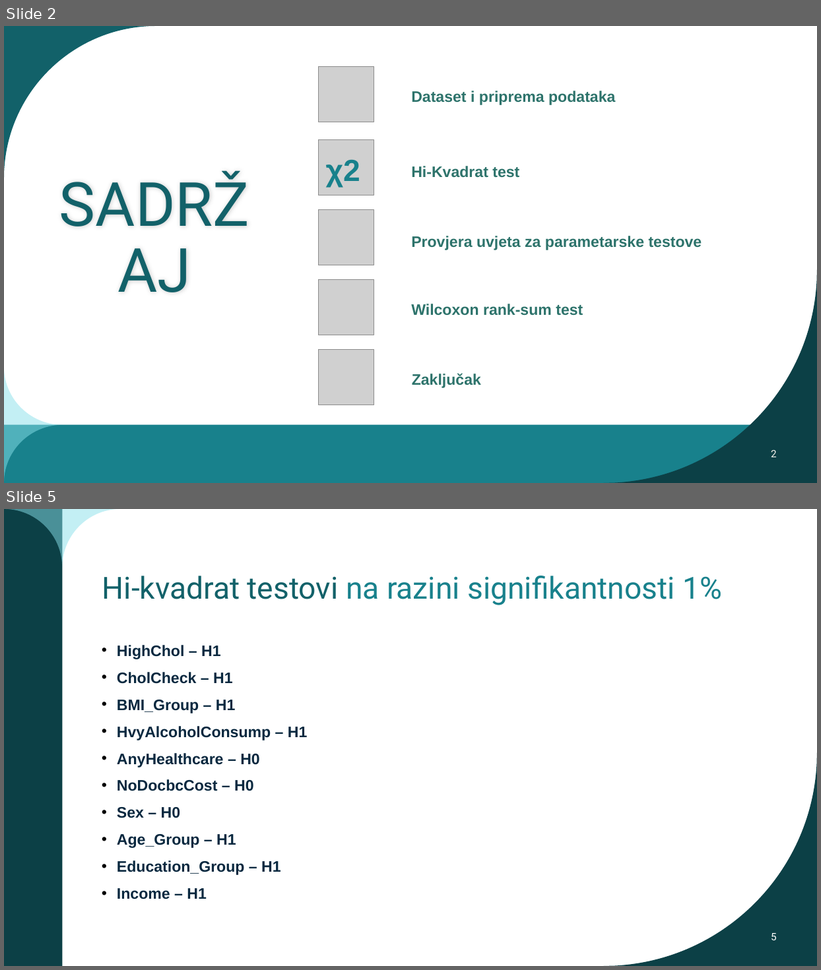
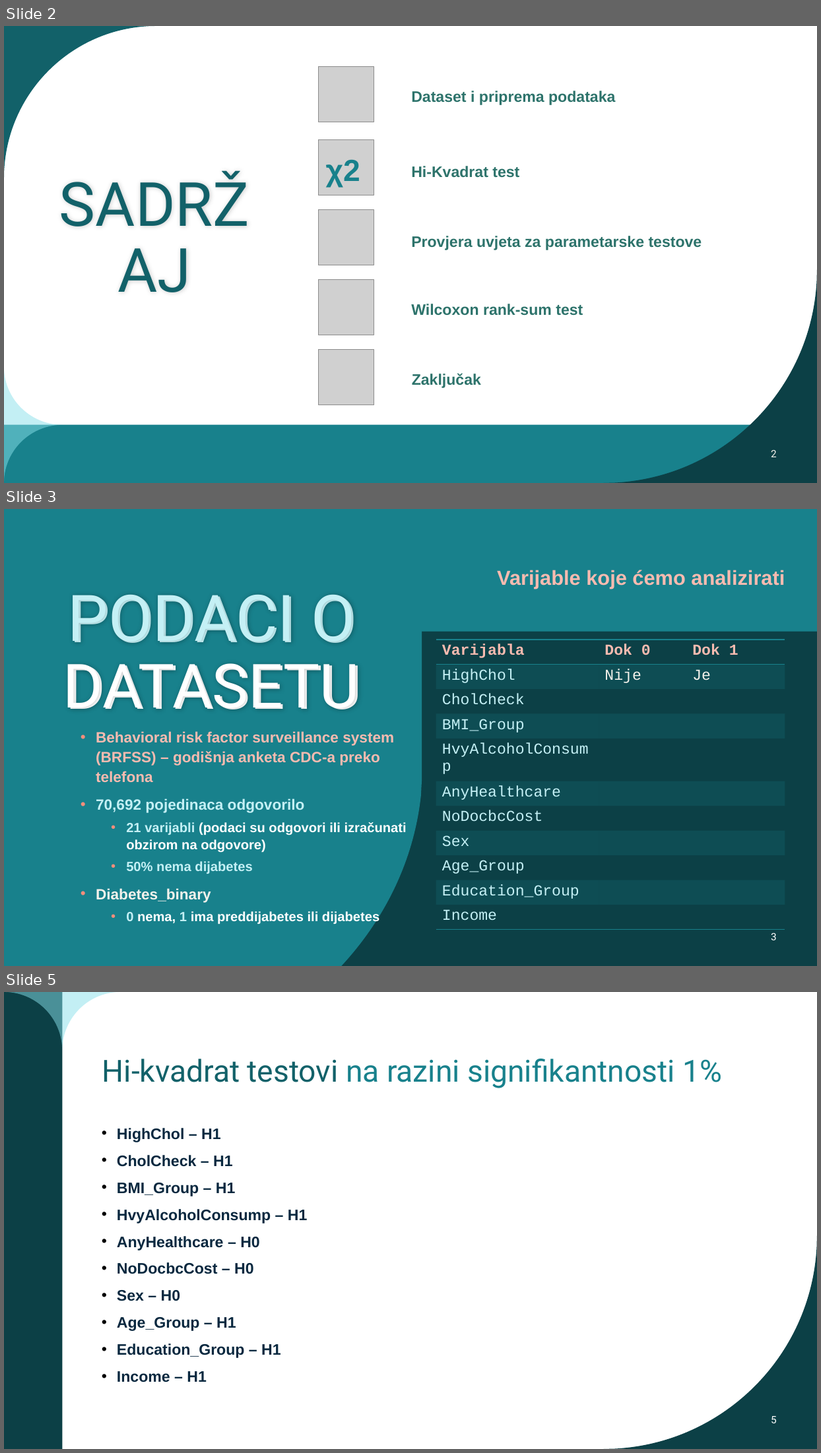
Before and after one commit to jfletcher20/diabetes-health-indicators-analysis, a slide deck: MULTIVARIJANTNA I DUBINSKA ANALIZA PODATAKA.pptx. Shown one above the other, each under a label of ours: slides 2 and 5 before the commit, slides 2, 3 and 5 after it; the slides between them are not shown. The pictures are 821x970 and 821x1453 pixels, drawn with LibreOffice and Linux fonts; fonts in the diff are those of the drawing; grey boxes stand for pictures. Boxes give left, top, right and bottom in pixels: in the first picture for what was removed or moved away, otherwise in the second. Text is boxed around its words. In the diff, an @@ line names an element or a change of style, - is before the commit and + after.

```diff
--- a/MULTIVARIJANTNA I DUBINSKA ANALIZA PODATAKA.pptx
+++ b/MULTIVARIJANTNA I DUBINSKA ANALIZA PODATAKA.pptx
@@ slide 3 added at bbox=[4, 509, 817, 966], background #18818C; not listed: 1 template element that a slide beside it also shows @@
@@ freeform shape added at bbox=[4, 509, 422, 966], fill #18818C @@
@@ text added at bbox=[497, 570, 785, 589], 24 pt, text #F8BBB0, bold @@
+Varijable koje ćemo analizirati
@@ text added at bbox=[63, 594, 360, 710], 72 pt, text #FFFFFF @@
+PODACI O DATASETU
@@ freeform shape added at bbox=[113, 632, 817, 966], fill #0C4046 @@
@@ table added at bbox=[436, 640, 786, 923], 11 rows, 3 columns @@
+Varijabla | Dok 0 | Dok 1
+HighChol | Nije | Je
+CholCheck |  | 
+BMI_Group |  | 
+HvyAlcoholConsump |  | 
+AnyHealthcare |  | 
+NoDocbcCost |  | 
+Sex |  | 
+Age_Group |  | 
+Education_Group |  | 
+Income |  | 
@@ text added at bbox=[96, 731, 407, 924], 17.6 pt, text #FFFFFF, bold @@
+• Behavioral risk factor surveillance system (BRFSS) – godišnja anketa CDC-a preko telefona
+• 70,692 pojedinaca odgovorilo
+  • 21 varijabli (podaci su odgovori ili izračunati obzirom na odgovore)
+  • 50% nema dijabetes
+• Diabetes_binary
+  • 0 nema, 1 ima preddijabetes ili dijabetes
@@ freeform shape added at bbox=[309, 735, 533, 966], fill #0C4046 @@
@@ text added at bbox=[199, 823, 246, 835], 72 pt, text #FFFFFF @@
+PODACI O DATASETU
@@ page number added at bbox=[771, 933, 777, 941], 12 pt, text #FFFFFF @@
+3
```
Also in this commit, not shown: 1 slide changed, 1 slide removed.
